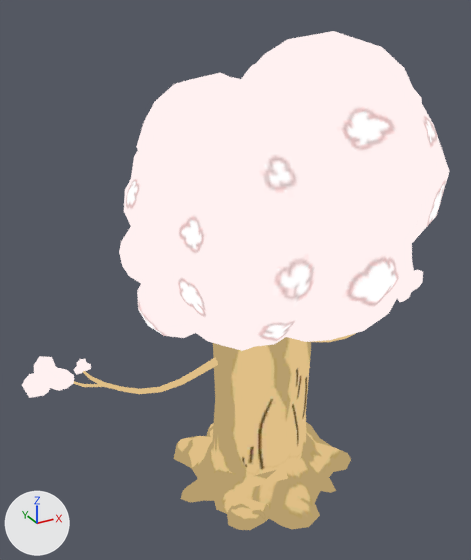
Two versions of the glTF model godot/assets/models/battle/summons/SnuggleTree.glb, one commit apart.
The view is the same before and after, from a camera (50 mm lens) standing at (-0.178, -0.291, 0.285) and looking at (-0.01, 0.015, 0.132). Arrows for +X, +Y and +Z are at lower left; the lights stay in place. The first picture is the older version. Both versions are drawn at frame 30 of the action 'CottonBully_Idle'; the numbers are the values there. Vertices at exactly the same position are counted once.

Objects in the first picture: 'CottonBully'.
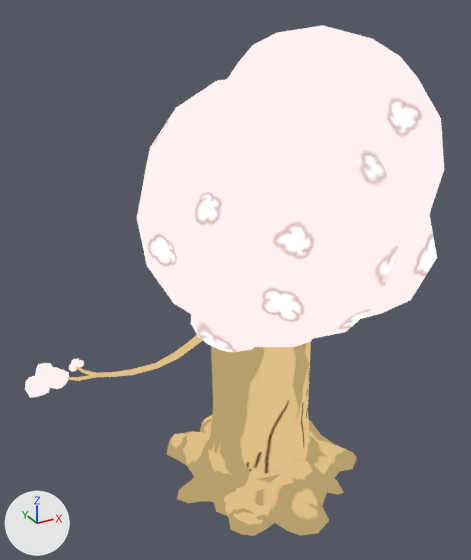
Patch to the scene script:
```diff
--- a/godot/assets/models/battle/summons/SnuggleTree.glb.py
+++ b/godot/assets/models/battle/summons/SnuggleTree.glb.py
@@ me_cottonbully @@
 # used by ob_cottonbully; parent = ob_snuggletree; location = (-0.00734, 0.0, 0.0); rotation_euler = (1.571, 0.0, 0.0), in degrees (90, 0, 0)
-me_cottonbully.from_pydata(...)  # 1001 vertices, 1770 faces; spans x -2.75..2.5, y 0.02..5.36, z -1.22..1.83
+me_cottonbully.from_pydata(...)  # 1001 vertices, 1770 faces; spans x -2.65..1.95, y -1.82..2.41, z 0.03..5.41
+# me_cottonbully part 1: the loose piece of 69 vertices spanning x -1.47..0.45, y 2.38..4.98, z -1.22..1.63 is multiplied about its middle by the matrix ((0.876, 0.01, 0.495), (0.542, -0.027, -0.872), (0.004, 0.986, -0.031)), then moved by (0.18, -4.19, 3.54)
+# me_cottonbully part 2: the loose piece of 64 vertices spanning x -0.35..1.71, y 2.9..5.36, z -1.18..1.65 is multiplied about its middle by the matrix ((0.876, 0.01, 0.495), (0.542, -0.027, -0.872), (0.004, 0.986, -0.031)), then moved by (0.05, -4.03, 3.96)
+# me_cottonbully part 3: the loose piece of 35 vertices spanning x -1.21..0.03, y 2.21..3.07, z -0.69..1.03 is multiplied about its middle by the matrix ((0.876, 0.01, 0.495), (0.542, -0.027, -0.872), (0.004, 0.986, -0.031)), then moved by (0.16, -3.13, 2.54)
+# me_cottonbully part 4: the loose piece of 47 vertices spanning x -0.92..1.17, y 2.35..4.46, z -0.07..1.83 is multiplied about its middle by the matrix ((0.876, 0.01, 0.495), (0.542, -0.027, -0.872), (0.004, 0.986, -0.031)), then moved by (0.43, -4.15, 2.57)
+# me_cottonbully part 5: the loose piece of 18 vertices spanning x -2.31..-1.93, y 1.87..2.08, z -0.06..-0.02 is multiplied about its middle by the matrix ((0.893, 0.207, -0.338), (-0.249, 0.941, -0.082), (0.308, 0.161, 0.913)), then moved by (-0.01, -1.69, 1.96)
+# me_cottonbully part 6: the loose piece of 52 vertices spanning x 1.98..2.5, y 1.91..2.36, z -0.16..0.1 is multiplied about its middle by the matrix ((0.742, -0.68, 0.082), (0.624, 0.721, 0.332), (-0.283, -0.193, 0.95)), then moved by (-1.04, -0.03, 1.75)
+# me_cottonbully part 7: the loose piece of 52 vertices spanning x -2.75..-2.23, y 1.98..2.42, z -0.15..0.1 is multiplied about its middle by the matrix ((0.896, 0.21, -0.377), (-0.222, 0.99, -0.123), (0.319, 0.182, 0.92)), then moved by (0.07, -1.61, 1.88)
+# me_cottonbully part 8: the loose piece of 38 vertices spanning x -2.23..-2.04, y 2.11..2.28, z -0.09..0.01 is multiplied about its middle by the matrix ((0.914, 0.19, -0.359), (-0.241, 0.965, -0.102), (0.328, 0.18, 0.928)), then moved by (0.04, -1.69, 2.0)
+# me_cottonbully part 9: 471 of 1001 vertices moved; they spanned x -2.15..2.15, y 0.02..5.04, z -1.13..1.14 and now span x -2.12..1.89, y -1.45..2.03, z 0.03..5.08; mean shift (-0.04, -2.0, 2.12); largest move (-0.94, 5.0, 0.26) -> (-0.67, -0.83, 5.04)
+# other edits to the shape of me_cottonbully do not show in these pictures
 me_cottonbully.materials.append(mat_cottonbully)
@@ ob_cottonbully @@
 ob_cottonbully = bpy.data.objects.new('CottonBully', me_cottonbully)
-ob_cottonbully.parent = ob_snuggletree
-ob_cottonbully.location = (-0.00734, 0.0, 0.0)
-ob_cottonbully.rotation_euler = (1.571, 0.0, 0.0)  # degrees (90, 0, 0)
+ob_cottonbully.location = (0.0, 0.0, 0.0)
+ob_cottonbully.scale = (0.05, 0.05, 0.05)
```

Pixel boxes [x1, y1, x2, y2] of what changed, in the pictures (471 x 560 px; the box of a moved part takes in the faces that stretch with it):
'CottonBully', reshaped, moved, rescaled, turned
    before: [22, 31, 450, 530]
    after: [25, 25, 444, 536]
part 1 of me_cottonbully, moved or reshaped
    before: [131, 77, 332, 346]
    after: [137, 78, 401, 347]
part 2 of me_cottonbully, moved or reshaped
    before: [257, 31, 450, 245]
    after: [227, 25, 444, 214]
part 3 of me_cottonbully, moved or reshaped (mostly hidden)
    before: [196, 331, 255, 351]
    after: [191, 305, 312, 347]
part 4 of me_cottonbully, moved or reshaped
    before: [287, 177, 414, 342]
    after: [361, 169, 437, 319]
part 5 of me_cottonbully, moved or reshaped
    before: [73, 381, 104, 387]
    after: [68, 375, 96, 381]
part 6 of me_cottonbully, moved or reshaped (not visible afterwards)
    before: [397, 270, 423, 302]
part 7 of me_cottonbully, moved or reshaped
    before: [22, 356, 74, 398]
    after: [25, 363, 69, 398]
part 8 of me_cottonbully, moved or reshaped
    before: [74, 359, 91, 374]
    after: [69, 358, 84, 372]
part 9 of me_cottonbully, moved or reshaped
    before: [83, 73, 422, 530]
    after: [76, 71, 357, 536]
